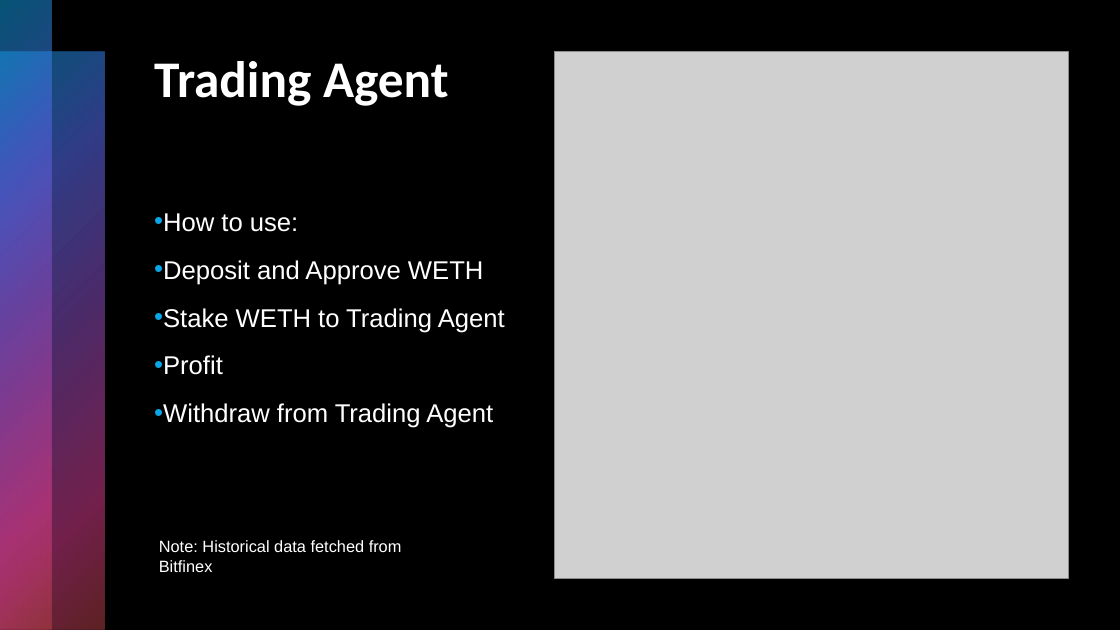
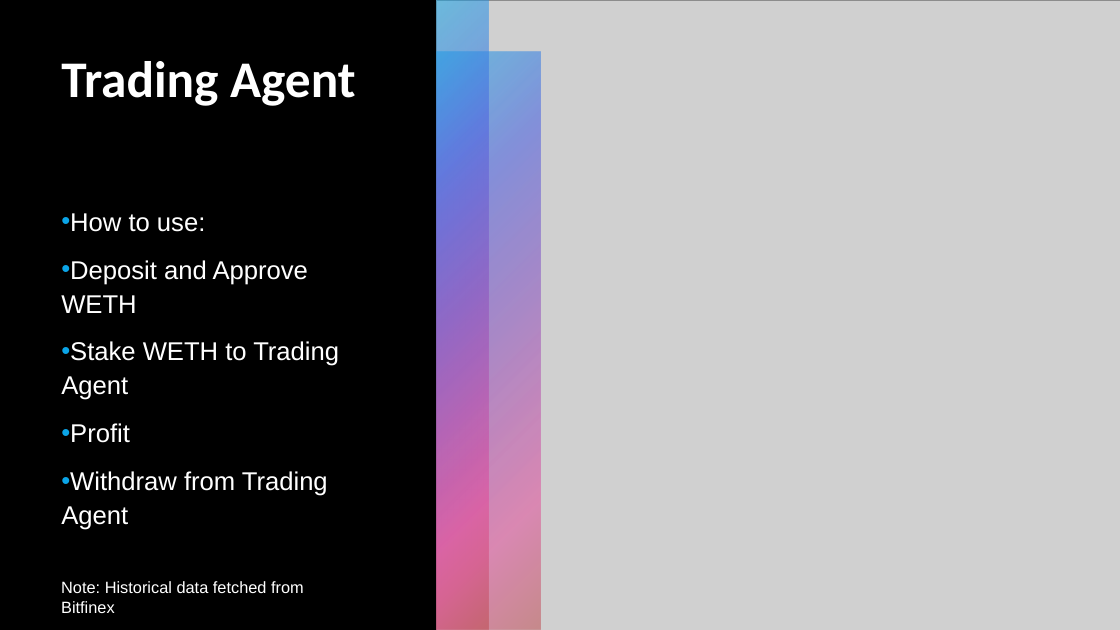
Before and after one commit to vick2592/FinTok, a slide deck: slide 5 of FinTok.pptx. Drawn at 1120x630 pixels with LibreOffice and Linux fonts; fonts in the diff are those of the drawing; grey boxes stand for pictures. Boxes give left, top, right and bottom in pixels: in the first picture for what was removed or moved away, otherwise in the second. Text is boxed around its words. In the diff, an @@ line names an element or a change of style, - is before the commit and + after.

```diff
--- a/FinTok.pptx
+++ b/FinTok.pptx
@@ picture: place and size @@
-picture at bbox=[555, 52, 1068, 578]
+picture at bbox=[436, 0, 1120, 630]
@@ rectangle: place and size @@
-rectangle at bbox=[0, 0, 52, 630]
+rectangle at bbox=[436, 0, 488, 630]
@@ title "Trading Agent": place and size @@
-title "Trading Agent" at bbox=[154, 61, 449, 106]
+title "Trading Agent" at bbox=[61, 61, 356, 106]
@@ rectangle: place and size @@
-rectangle at bbox=[0, 52, 104, 630]
+rectangle at bbox=[436, 52, 540, 630]
@@ text "How to use:" rewrapped from bbox=[154, 213, 505, 428] to bbox=[61, 213, 339, 530] @@
@@ text "Note: Historical data fetched from ...": place and size @@
-text "Note: Historical data fetched from ..." at bbox=[159, 540, 402, 572]
+text "Note: Historical data fetched from ..." at bbox=[61, 581, 304, 613]
@@ text "Note: Historical data fetched from ..." at bbox=[61, 581, 304, 613]: more space between paragraphs @@
```
Also in this commit, not shown: 3 other slides changed.
